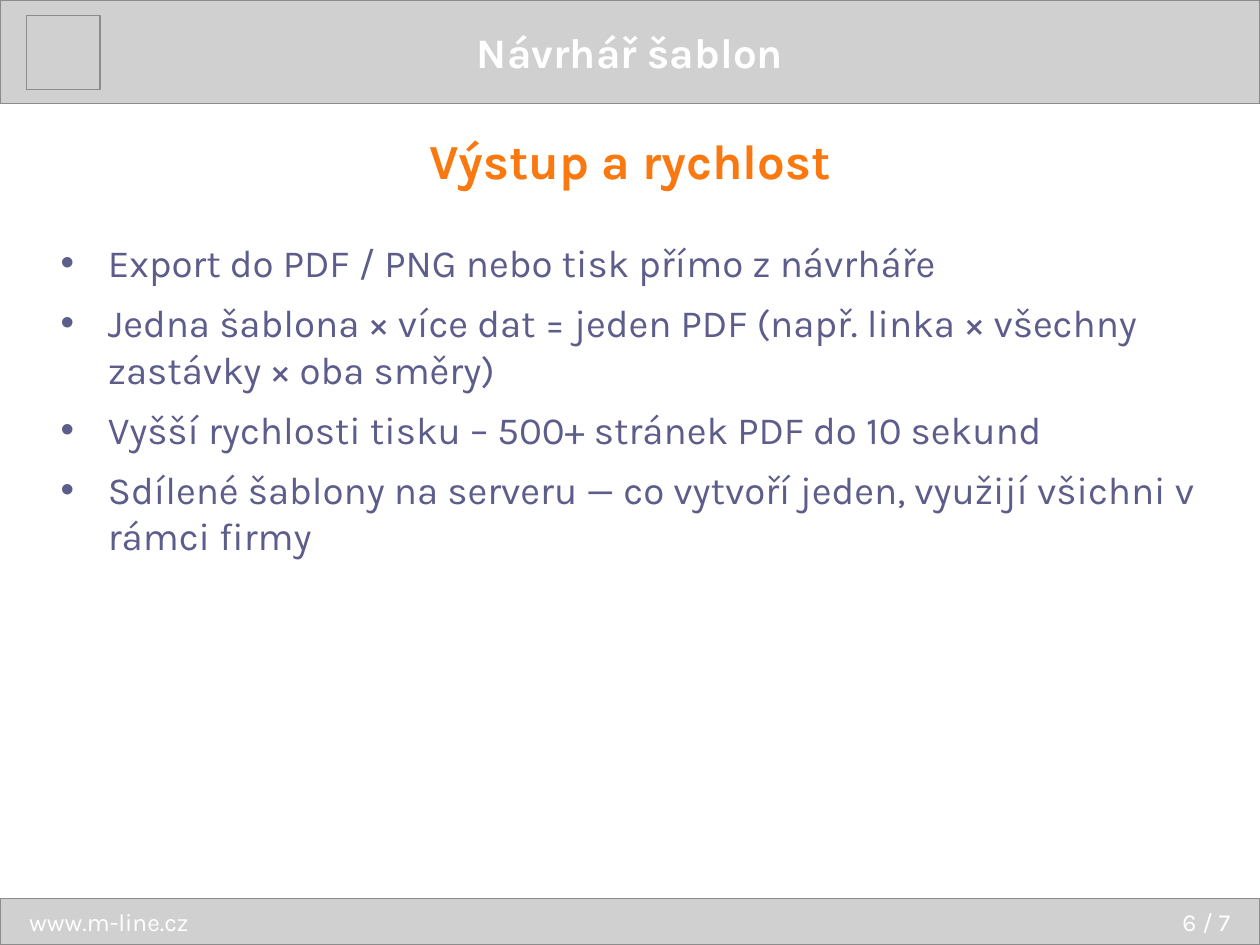
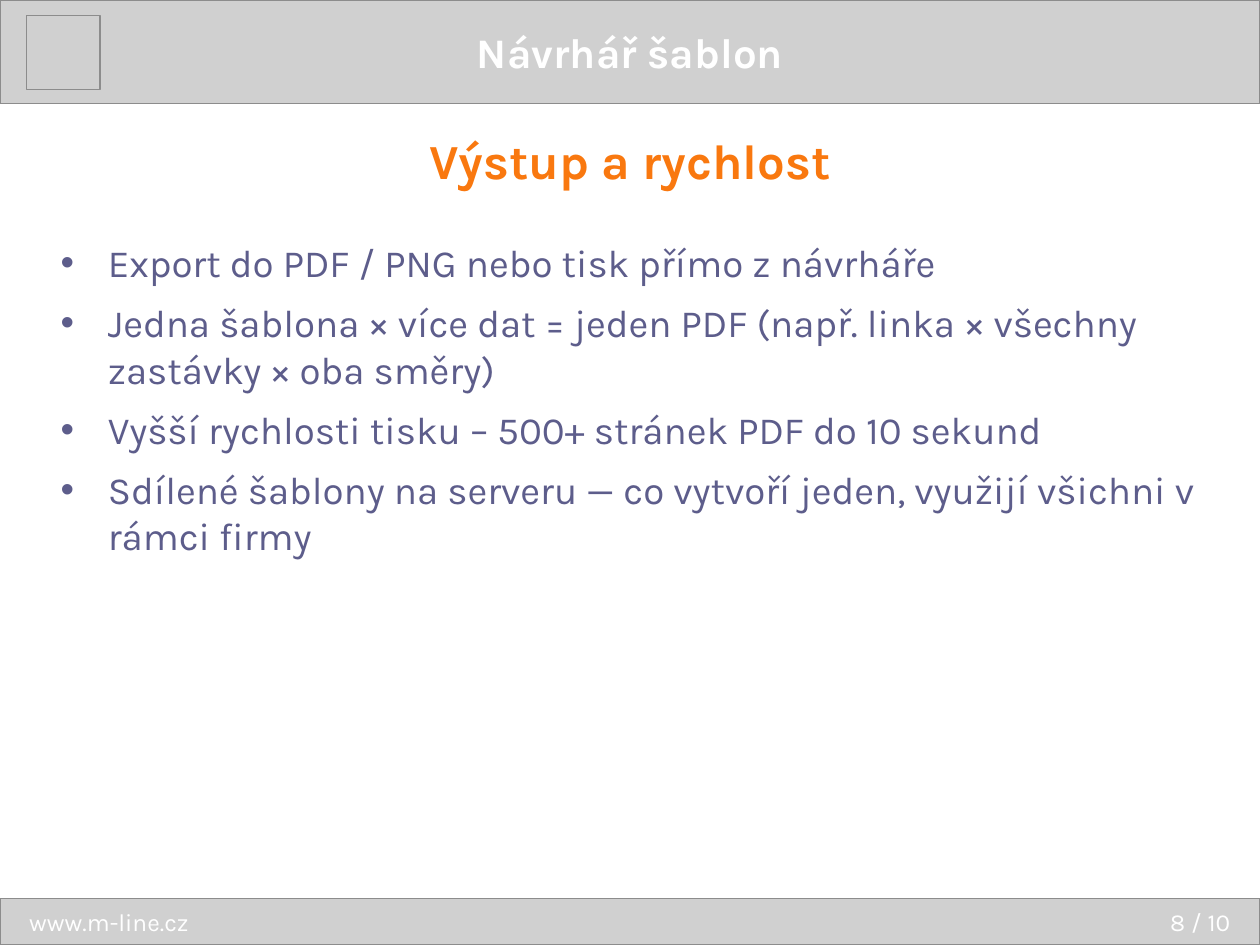
Before and after one commit to dracekmartin/EDISON2-projekt, a slide deck: slide 8 of TemplateDesigner/prezentace/TemplateDesigner.pptx (slide 6 before the commit). Drawn at 1260x945 pixels with LibreOffice and Linux fonts; fonts in the diff are those of the drawing; grey boxes stand for pictures. Boxes give left, top, right and bottom in pixels: in the first picture for what was removed or moved away, otherwise in the second. Text is boxed around its words. In the diff, an @@ line names an element or a change of style, - is before the commit and + after.

```diff
--- a/TemplateDesigner/prezentace/TemplateDesigner.pptx
+++ b/TemplateDesigner/prezentace/TemplateDesigner.pptx
@@ text at <box>1170,916,1231,931</box>: text changed @@
-6 / 7
+8 / 10
```
Also in this commit, not shown: 6 other slides changed, 3 slides added, 1 other file.
